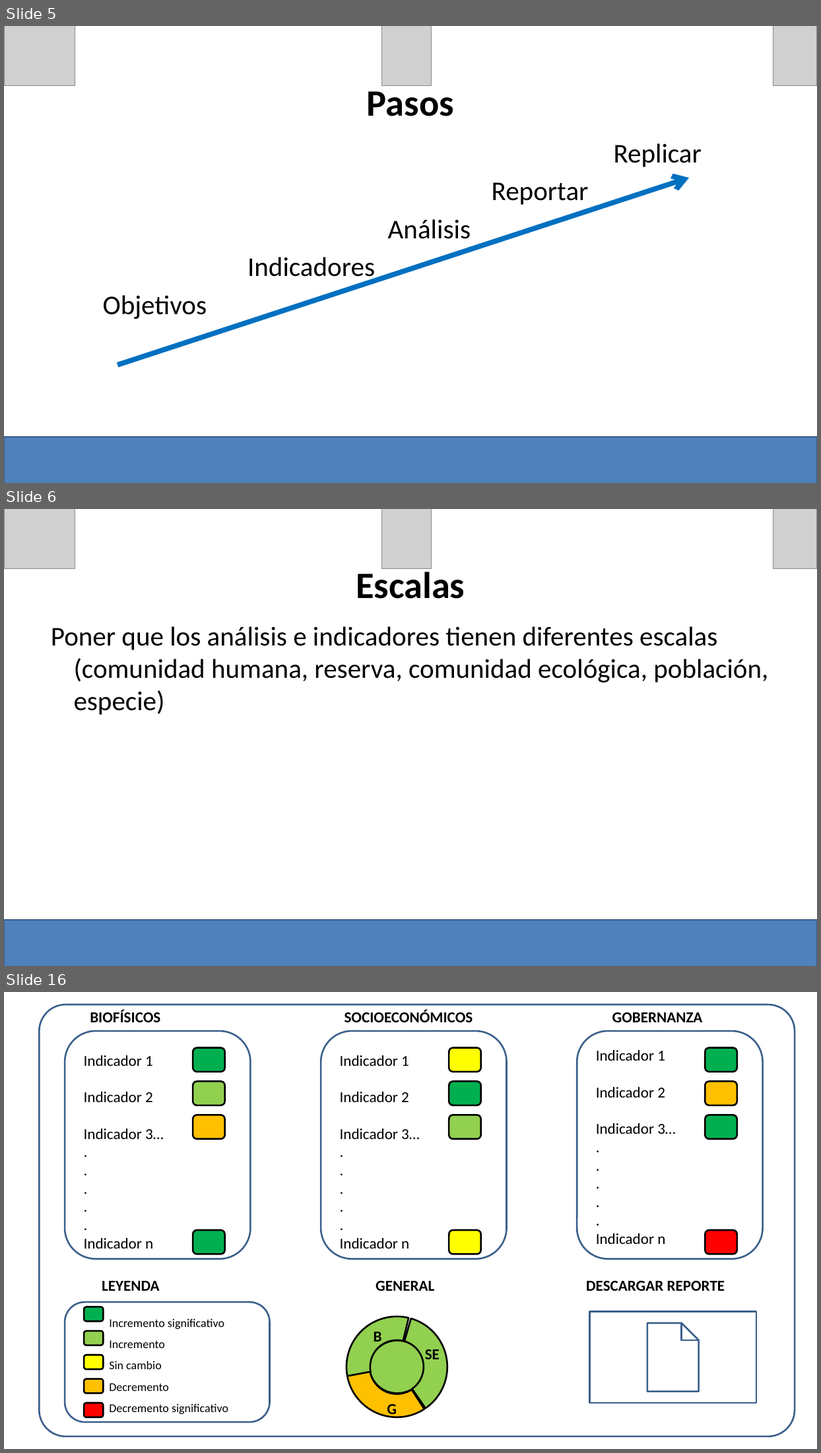
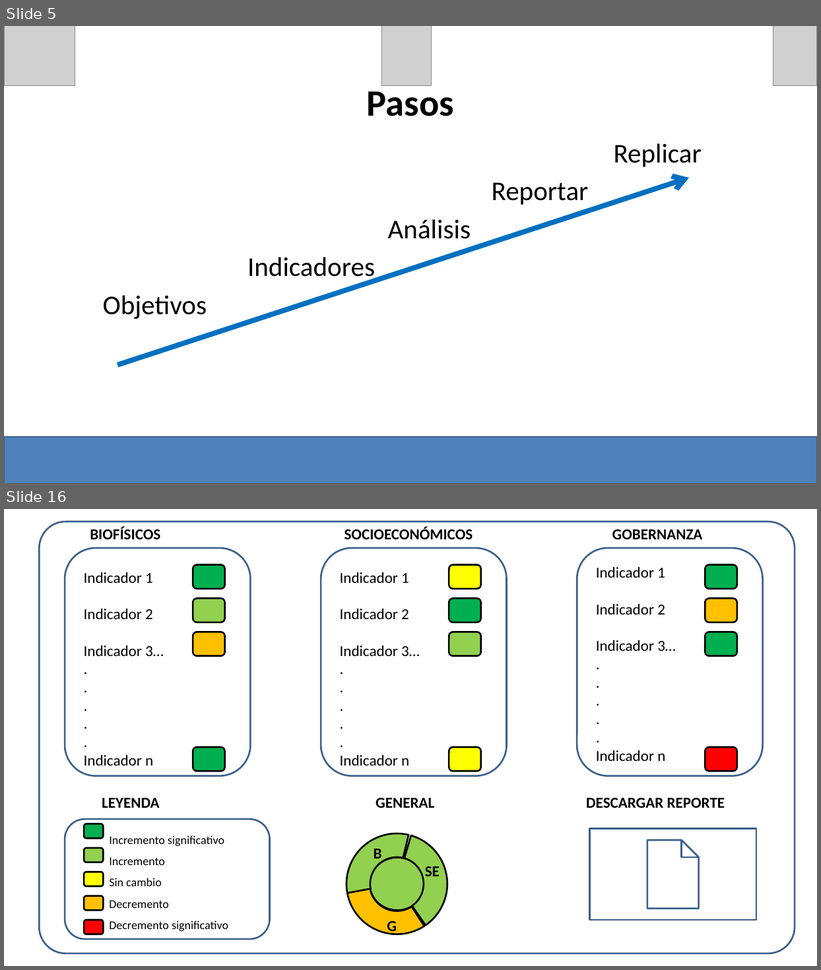
Before and after one commit to turfeffect/Docs, a slide deck: Presentations/Workshop in Mexico/Mexico Workshop.pptx. Shown one above the other, each under a label of ours: slides 5, 6 and 16 before the commit, slides 5 and 16 after it; the slides between them are not shown. The pictures are 821x1453 and 821x970 pixels, drawn with LibreOffice and Linux fonts; fonts in the diff are those of the drawing; grey boxes stand for pictures. Boxes give left, top, right and bottom in pixels: in the first picture for what was removed or moved away, otherwise in the second. Text is boxed around its words. In the diff, an @@ line names an element or a change of style, - is before the commit and + after.

```diff
--- a/Presentations/Workshop in Mexico/Mexico Workshop.pptx
+++ b/Presentations/Workshop in Mexico/Mexico Workshop.pptx
@@ slide 6 removed at bbox=[4, 509, 817, 966], background #FFFFFF @@
@@ title removed at bbox=[356, 567, 465, 599] @@
-Escalas
@@ text removed at bbox=[51, 626, 768, 715] @@
-Poner que los análisis e indicadores tienen diferentes escalas (comunidad humana, reserva, comunidad ecológica, población, especie)
@@ group removed at bbox=[4, 509, 817, 966]: 3 pictures, 1 rectangle @@
```
Also in this commit, not shown: 8 slides changed, 4 slides added, 3 other slides removed, 1 other file.
